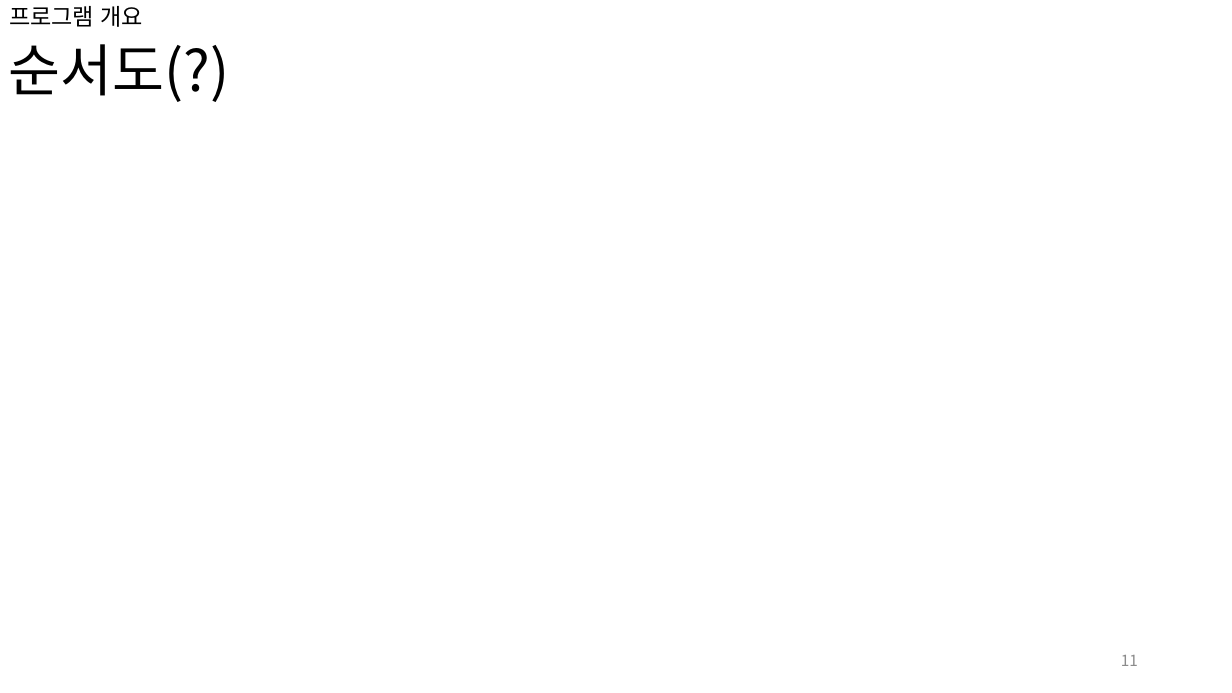
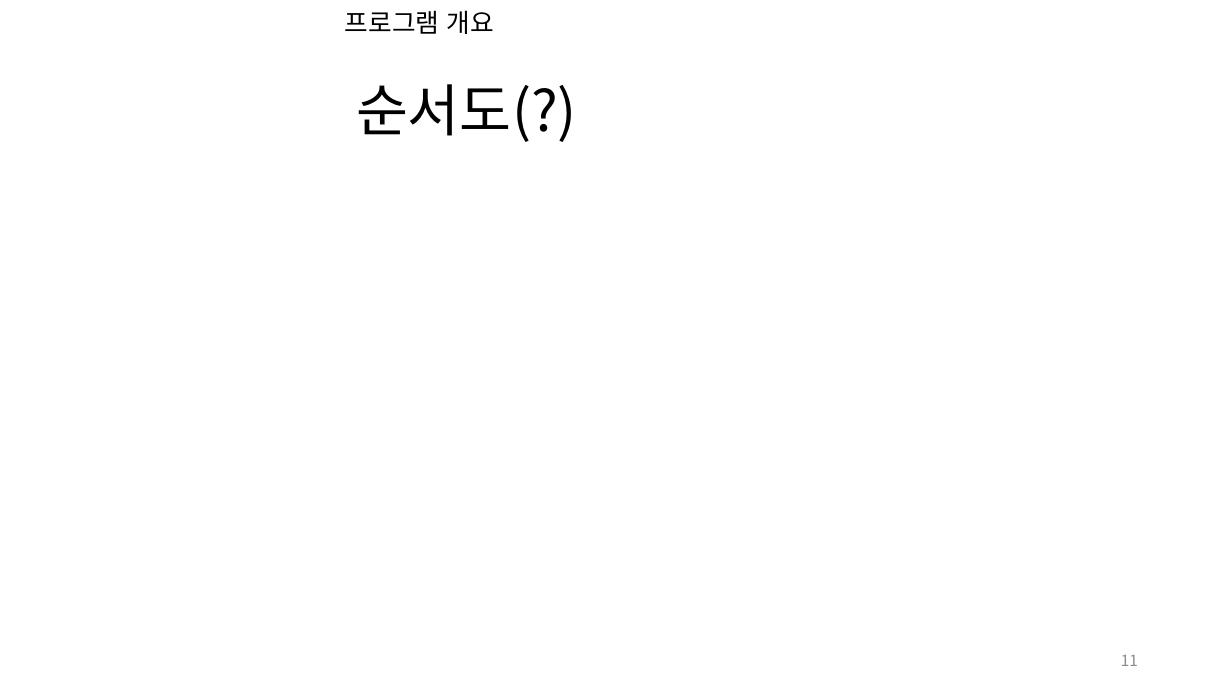
Before and after one commit to pknu-wap/Dogs-SONAR, a slide deck: slide 11 of others/presentation.pptx. Drawn at 1232x693 pixels with LibreOffice and Linux fonts; fonts in the diff are those of the drawing; background and template pictures are left out. Boxes give left, top, right and bottom in pixels: in the first picture for what was removed or moved away, otherwise in the second. Text is boxed around its words. In the diff, an @@ line names an element or a change of style, - is before the commit and + after.

```diff
--- a/others/presentation.pptx
+++ b/others/presentation.pptx
@@ title "프로그램 개요": place and size @@
-title "프로그램 개요" at bbox=[9, 6, 144, 27]
+title "프로그램 개요" at bbox=[345, 10, 494, 34]
@@ title "프로그램 개요" at bbox=[345, 10, 494, 34]: size 18 to 20 pt @@
@@ text "순서도(?)": place and size @@
-text "순서도(?)" at bbox=[9, 44, 230, 102]
+text "순서도(?)" at bbox=[356, 84, 577, 142]
```
Also in this commit, not shown: 15 other slides changed, 1 other file.
